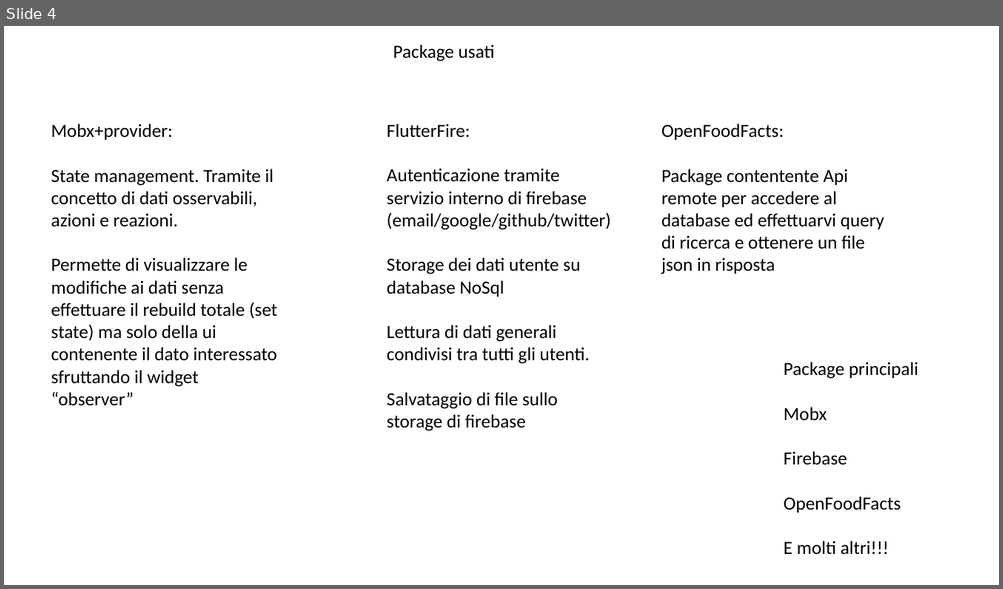
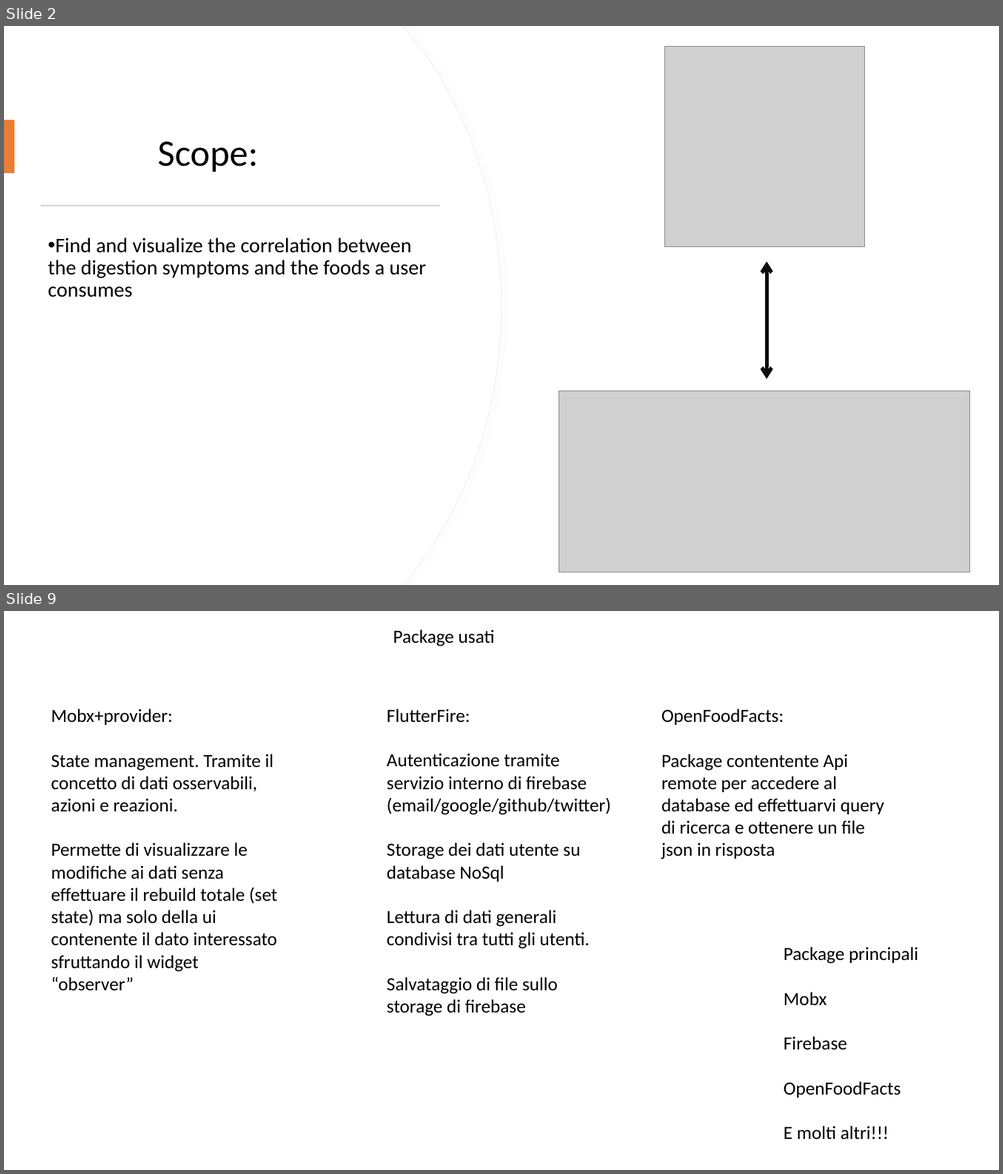
Before and after one commit to Ciuse/Bealthy_app, a slide deck: Presentazione/Presentazione Bealthy.pptx. Shown one above the other, each under a label of ours: slide 4 before the commit, slides 2 and 9 after it; the slides between them are not shown. The pictures are 1003x589 and 1003x1174 pixels, drawn with LibreOffice and Linux fonts; fonts in the diff are those of the drawing; grey boxes stand for pictures. Boxes give left, top, right and bottom in pixels: in the first picture for what was removed or moved away, otherwise in the second. Text is boxed around its words. In the diff, an @@ line names an element or a change of style, - is before the commit and + after.

```diff
--- a/Presentazione/Presentazione Bealthy.pptx
+++ b/Presentazione/Presentazione Bealthy.pptx
@@ slide 2 added at bbox=[4, 26, 999, 585], background #FFFFFF @@
@@ freeform shape added at bbox=[4, 26, 502, 585], fill #FFFFFF, outline #EFEFEF 0.75 pt @@
@@ freeform shape added at bbox=[4, 26, 501, 585], fill #FFFFFF @@
@@ picture added at bbox=[664, 47, 865, 247] @@
@@ rectangle added at bbox=[4, 120, 14, 174], fill #ED7D31 @@
@@ text added at bbox=[158, 141, 259, 172], 36 pt, text #000000 @@
+Scope:
@@ rectangle added at bbox=[40, 205, 440, 207], fill #D5D5D5 @@
@@ text added at bbox=[48, 238, 426, 298], 20 pt, text #000000 @@
+• Find and visualize the correlation between the digestion symptoms and the foods a user consumes
@@ double arrow added from (766, 380) to (766, 262), #0D0D0D 3.5 pt @@
@@ picture added at bbox=[559, 391, 970, 572] @@
@@ what was slide 4 is now slide 9 @@
```
Also in this commit, not shown: 2 slides changed, 4 other slides added, 1 slide removed.
